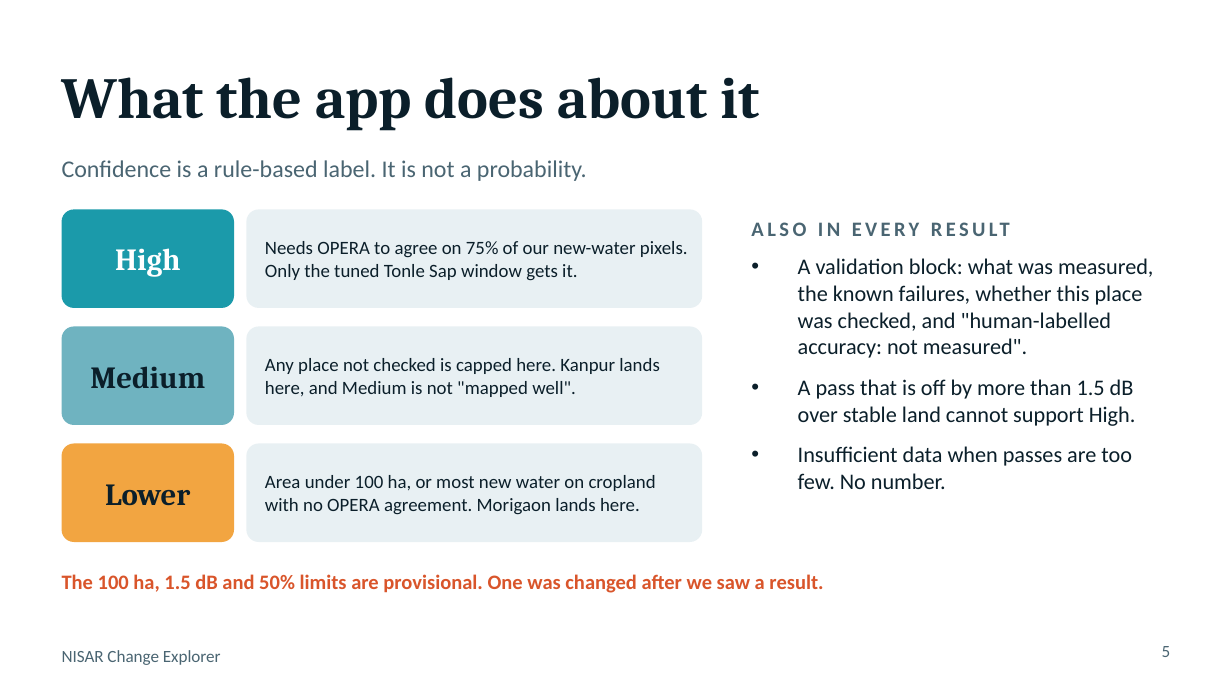
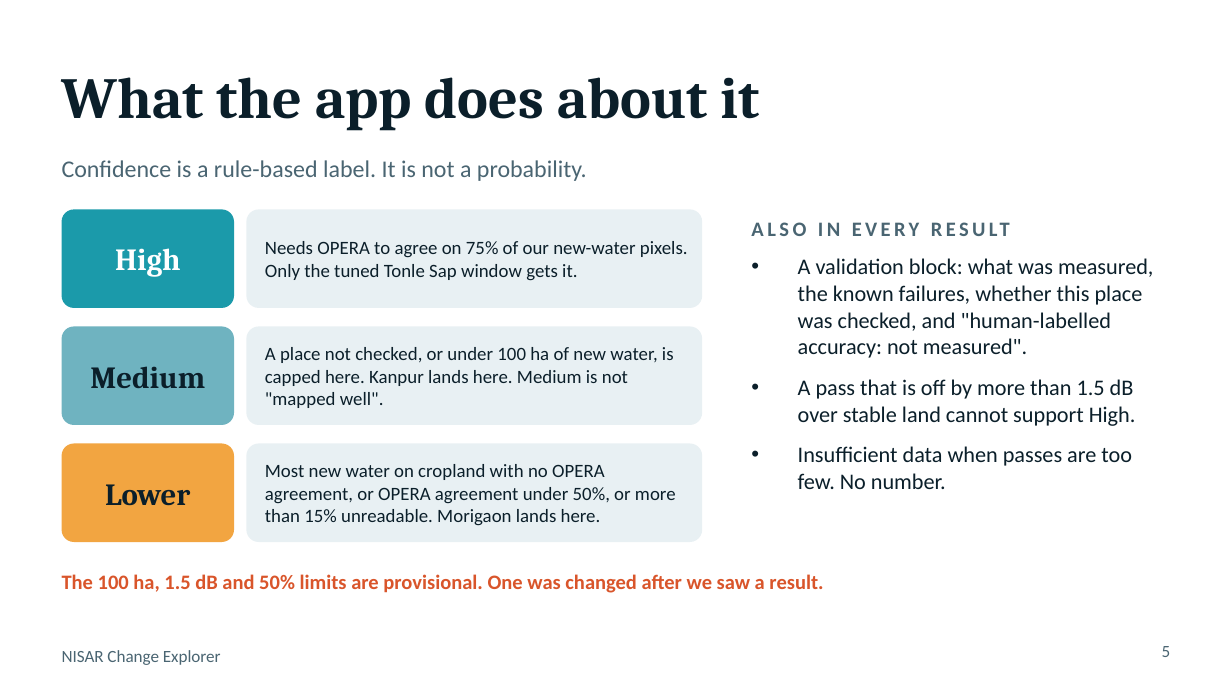
Before and after one commit to abilashprabakar27-ctrl/nisar, a slide deck: slide 5 of science/docs/NISAR_Change_Explorer.pptx. Drawn at 1232x693 pixels with LibreOffice and Linux fonts; fonts in the diff are those of the drawing. Boxes give left, top, right and bottom in pixels: in the first picture for what was removed or moved away, otherwise in the second. Text is boxed around its words. In the diff, an @@ line names an element or a change of style, - is before the commit and + after.

```diff
--- a/science/docs/NISAR_Change_Explorer.pptx
+++ b/science/docs/NISAR_Change_Explorer.pptx
@@ text at (x1=265, y1=347, x2=674, y2=408): text changed @@
-Any place not checked is capped here. Kanpur lands here, and Medium is not "mapped well".
+A place not checked, or under 100 ha of new water, is capped here. Kanpur lands here. Medium is not "mapped well".
@@ text at (x1=265, y1=464, x2=676, y2=526): text changed @@
-Area under 100 ha, or most new water on cropland with no OPERA agreement. Morigaon lands here.
+Most new water on cropland with no OPERA agreement, or OPERA agreement under 50%, or more than 15% unreadable. Morigaon lands here.
```
Also in this commit, not shown: 1 other file.
